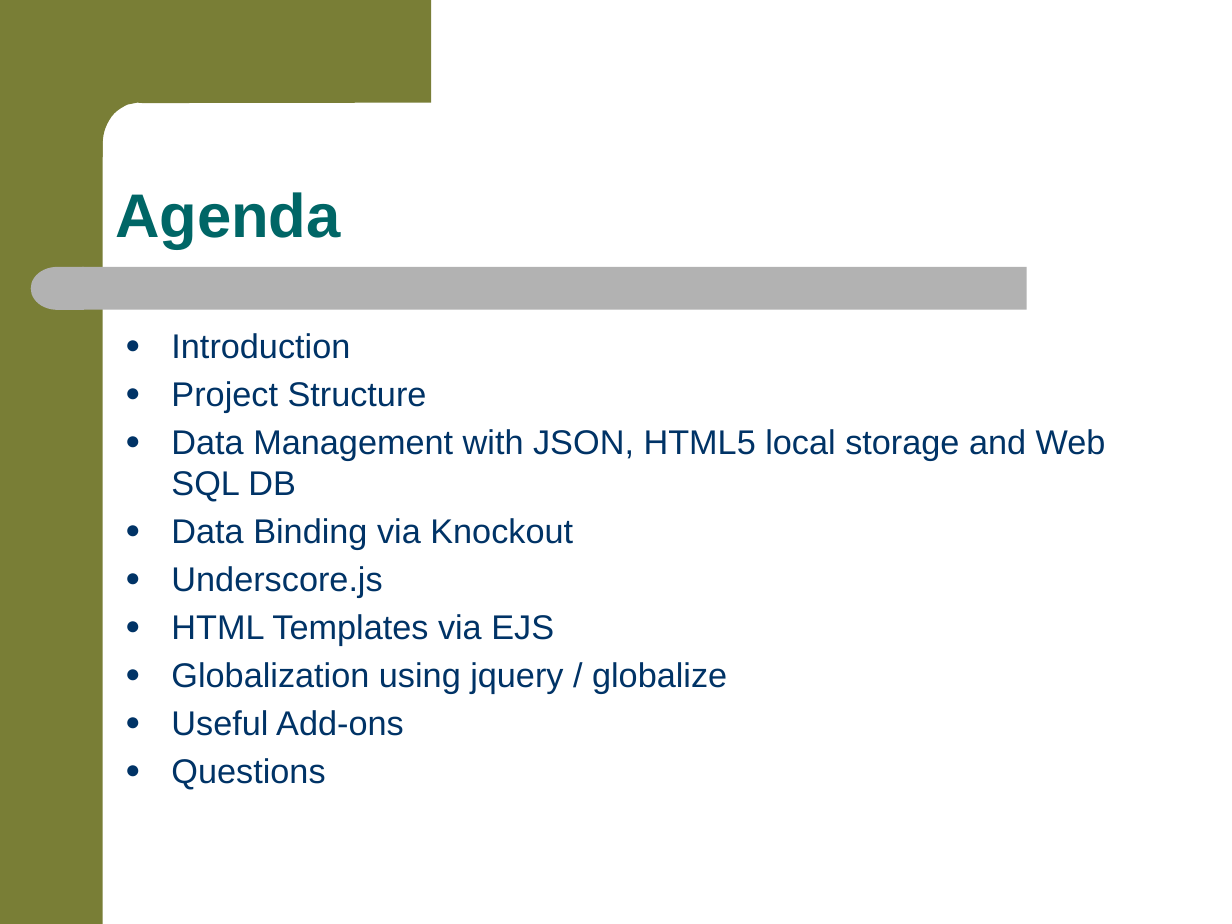
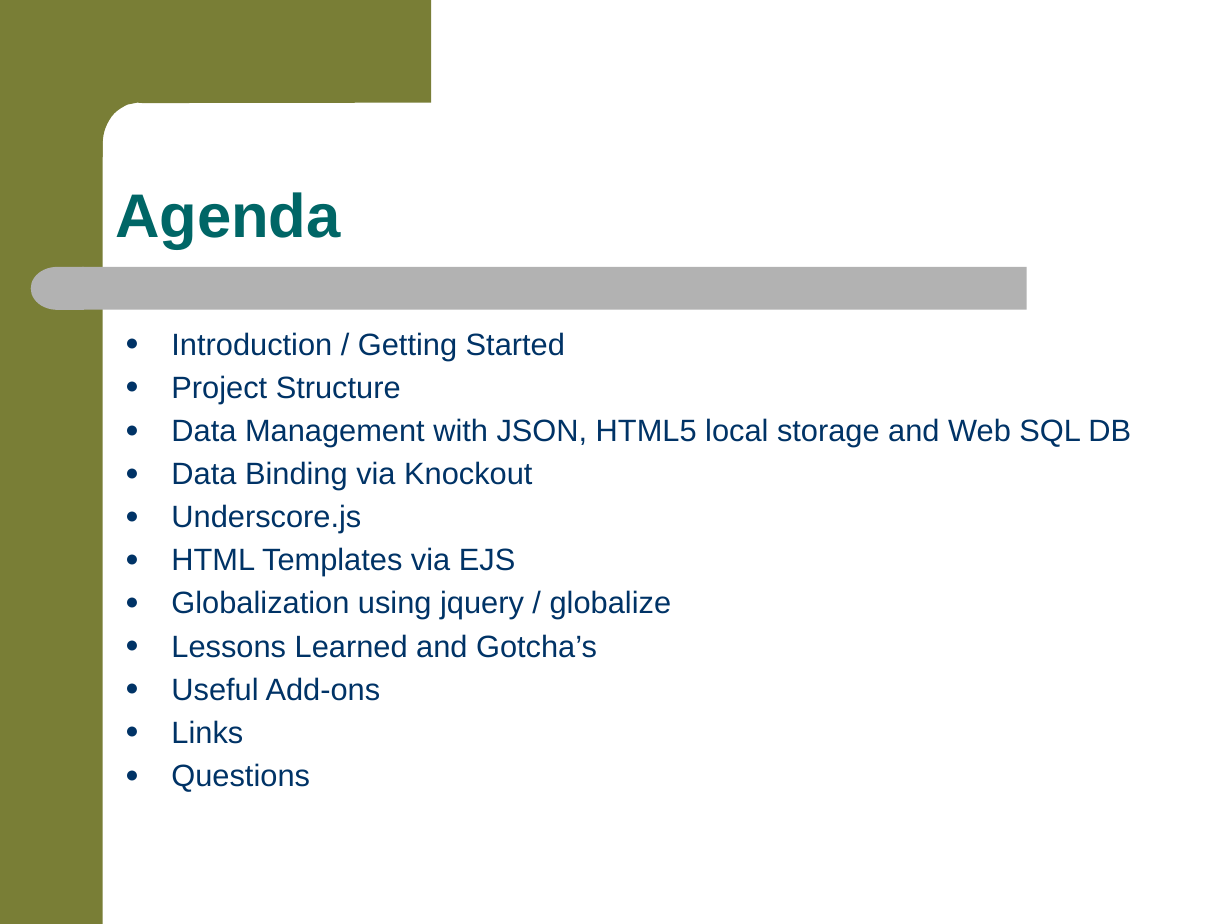
Before and after one commit to jkwuc89/RealPhonegapApp, a slide deck: slide 2 of RealWorldMobileAppDevelopment.pptx. Drawn at 1232x924 pixels with LibreOffice and Linux fonts; fonts in the diff are those of the drawing; background and template pictures are left out. Boxes give left, top, right and bottom in pixels: in the first picture for what was removed or moved away, otherwise in the second. Text is boxed around its words. In the diff, an @@ line names an element or a change of style, - is before the commit and + after.

```diff
--- a/RealWorldMobileAppDevelopment.pptx
+++ b/RealWorldMobileAppDevelopment.pptx
@@ text at (x1=171, y1=332, x2=565, y2=360): text changed; size 20 to 18 pt @@
-● Introduction
+● Introduction / Getting Started
@@ text at (x1=171, y1=375, x2=1131, y2=792): size 20 to 18 pt in "Project Structure", "Data Management with JSON, HTML5 local storage ...", "Data Binding via Knockout", "Underscore.js" and 4 more places @@
@@ text at (x1=171, y1=634, x2=597, y2=658): paragraph added @@
+● Lessons Learned and Gotcha’s
@@ text at (x1=171, y1=720, x2=243, y2=744): paragraph added @@
+● Links
```
Also in this commit, not shown: 11 other slides changed, 4 slides added.
